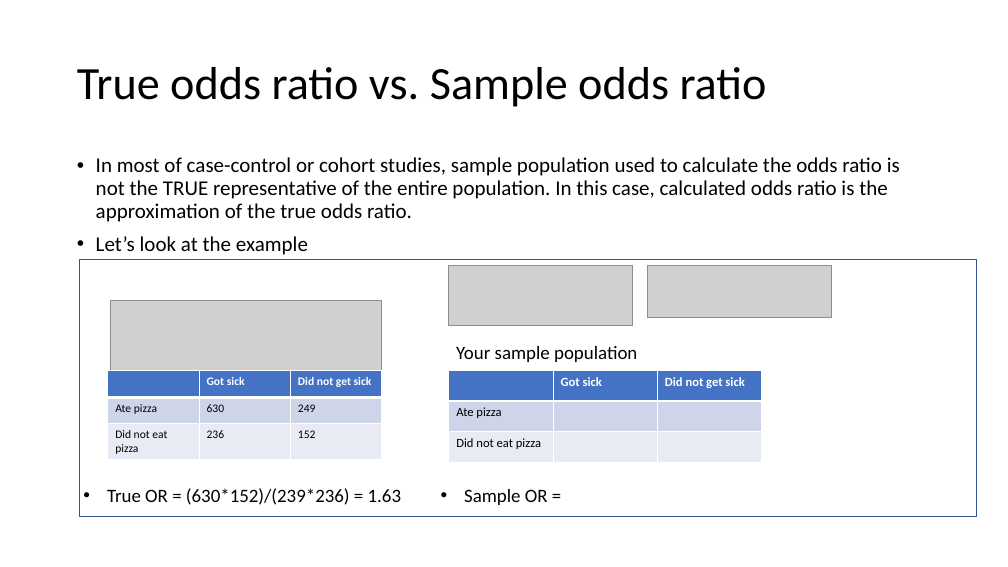
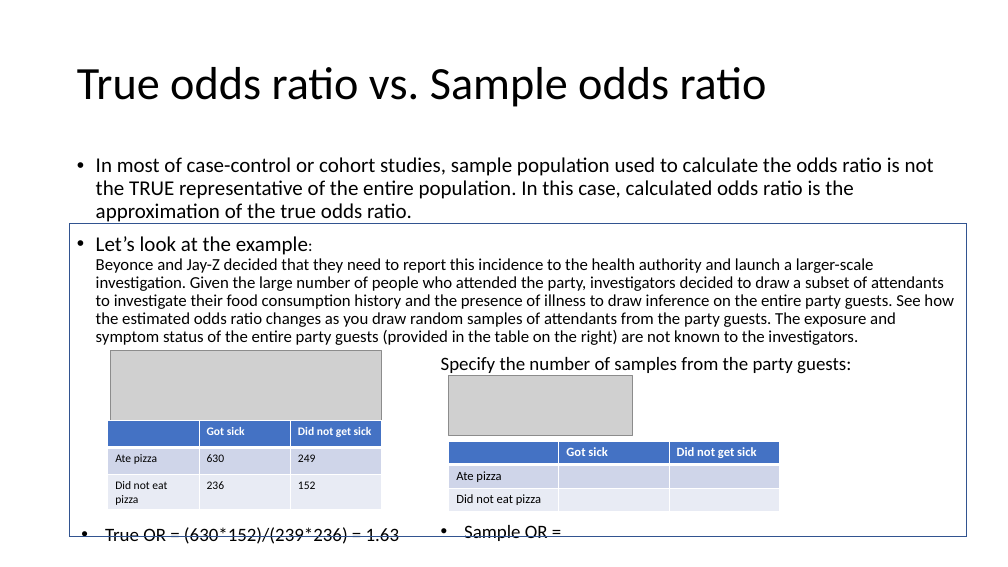
Before and after one commit to IDSP22/EducationApp_ChenKim, a slide deck: slide 5 of OR_mock-up.pptx. Drawn at 1008x567 pixels with LibreOffice and Linux fonts; fonts in the diff are those of the drawing; grey boxes stand for pictures. Boxes give left, top, right and bottom in pixels: in the first picture for what was removed or moved away, otherwise in the second. Text is boxed around its words. In the diff, an @@ line names an element or a change of style, - is before the commit and + after.

```diff
--- a/OR_mock-up.pptx
+++ b/OR_mock-up.pptx
@@ rectangle resized from (x1=79, y1=260, x2=977, y2=517) to (x1=70, y1=224, x2=967, y2=538) @@
@@ text at (x1=96, y1=236, x2=954, y2=345): text changed; size 20 to 16 pt @@
-• Let’s look at the example
+• Let’s look at the example:
+  Beyonce and Jay-Z decided that they need to report this incidence to the health authority and launch a larger-scale investigation. Given the large number of people who attended the party, investigators decided to draw a subset of attendants to investigate their food consumption history and the presence of illness to draw inference on the entire party guests. See how the estimated odds ratio changes as you draw random samples of attendants from the party guests. The exposure and symptom status of the entire party guests (provided in the table on the right) are not known to the investigators.
@@ picture removed at (x1=648, y1=265, x2=832, y2=318) @@
@@ picture moved from (x1=111, y1=300, x2=382, y2=430) to (x1=111, y1=351, x2=382, y2=480) @@
@@ text at (x1=441, y1=357, x2=851, y2=374): text changed @@
-Your sample population
+Specify the number of samples from the party guests:
@@ picture moved from (x1=449, y1=265, x2=633, y2=326) to (x1=449, y1=376, x2=633, y2=436) @@
@@ table moved from (x1=108, y1=371, x2=383, y2=459) to (x1=108, y1=421, x2=383, y2=510) @@
@@ table resized from (x1=449, y1=371, x2=762, y2=463) to (x1=449, y1=442, x2=780, y2=512) @@
@@ text "True OR = (630*152)/(239*236) = ..." moved from (x1=107, y1=488, x2=401, y2=505) to (x1=105, y1=527, x2=399, y2=544) @@
@@ text "Sample OR =" moved from (x1=464, y1=489, x2=548, y2=505) to (x1=464, y1=525, x2=548, y2=541) @@
```
Also in this commit, not shown: 16 other files.
